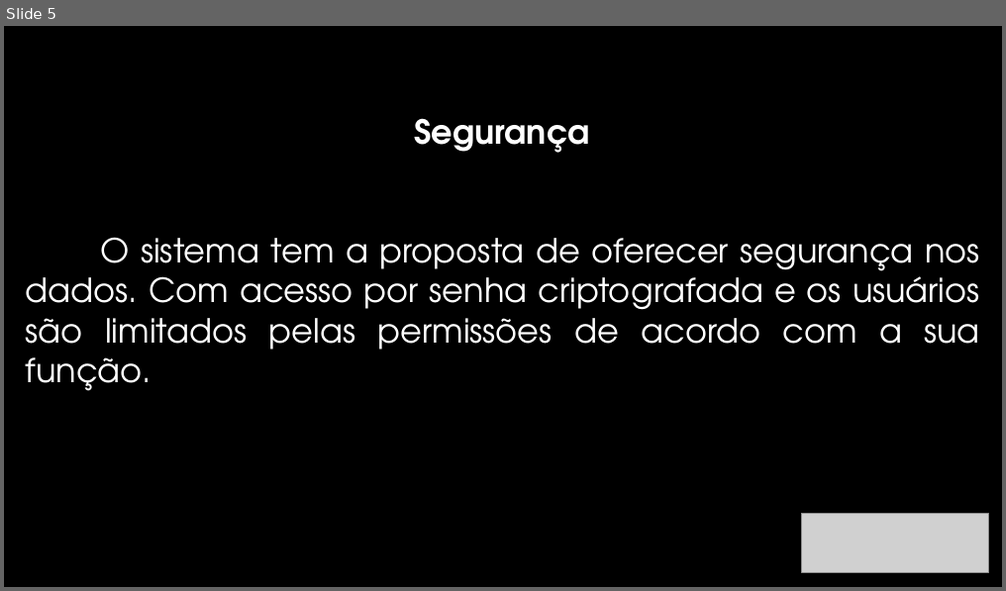
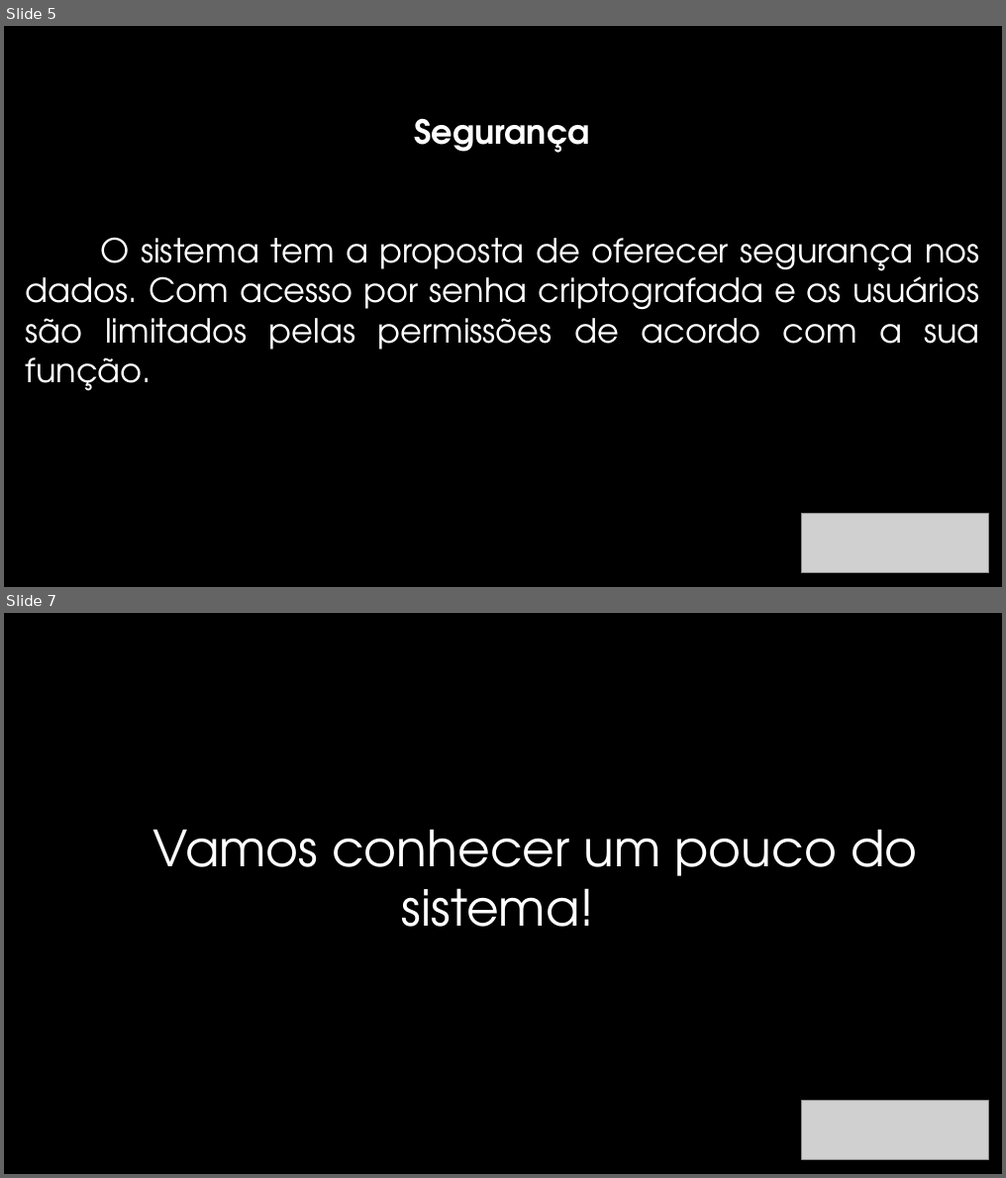
Before and after one commit to railsonsousa10/TesteDeSistema, a slide deck: Gestão Pet Shop.pptx. Shown one above the other, each under a label of ours: slide 5 before the commit, slides 5 and 7 after it; the slides between them are not shown. The pictures are 1006x591 and 1006x1178 pixels, drawn with LibreOffice and Linux fonts; fonts in the diff are those of the drawing; grey boxes stand for pictures; background and template pictures are left out. Boxes give left, top, right and bottom in pixels: in the first picture for what was removed or moved away, otherwise in the second. Text is boxed around its words. In the diff, an @@ line names an element or a change of style, - is before the commit and + after.

```diff
--- a/Gestão Pet Shop.pptx
+++ b/Gestão Pet Shop.pptx
@@ slide 7 added at [4, 613, 1002, 1174], background #000000 @@
@@ text added at [153, 829, 918, 927], 48 pt, text #FFFFFF @@
+Vamos conhecer um pouco do sistema!
@@ picture added at [802, 1100, 989, 1160] @@
```
Also in this commit, not shown: 2 slides changed.
